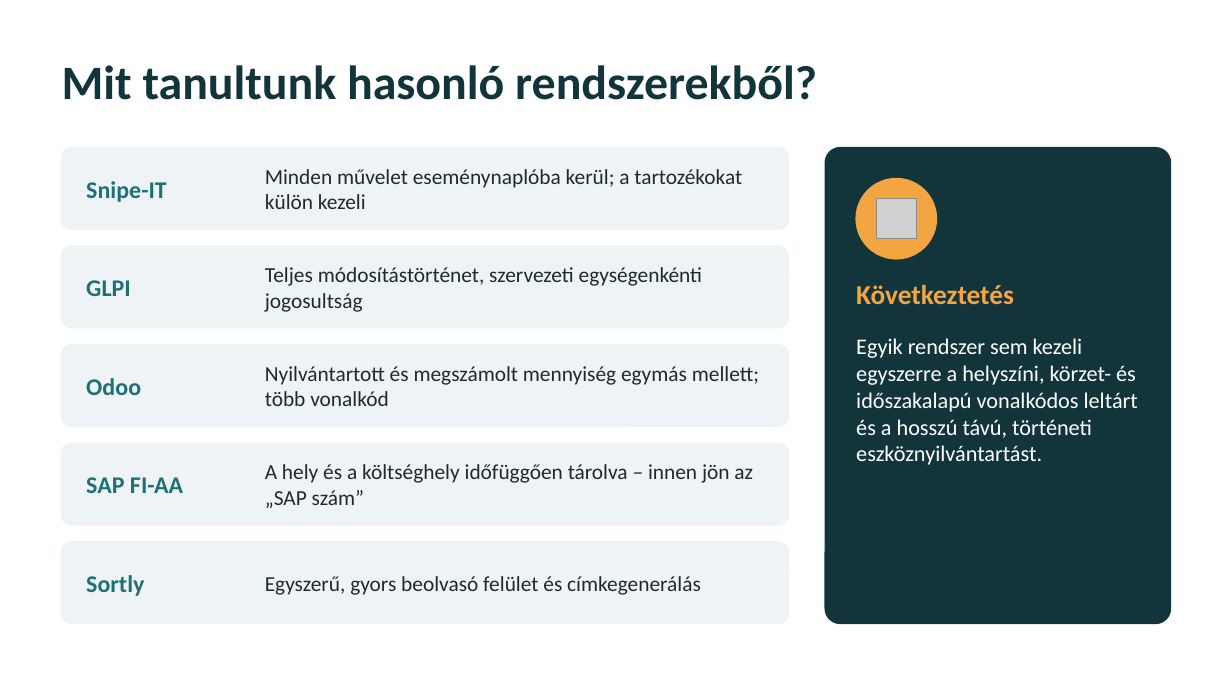
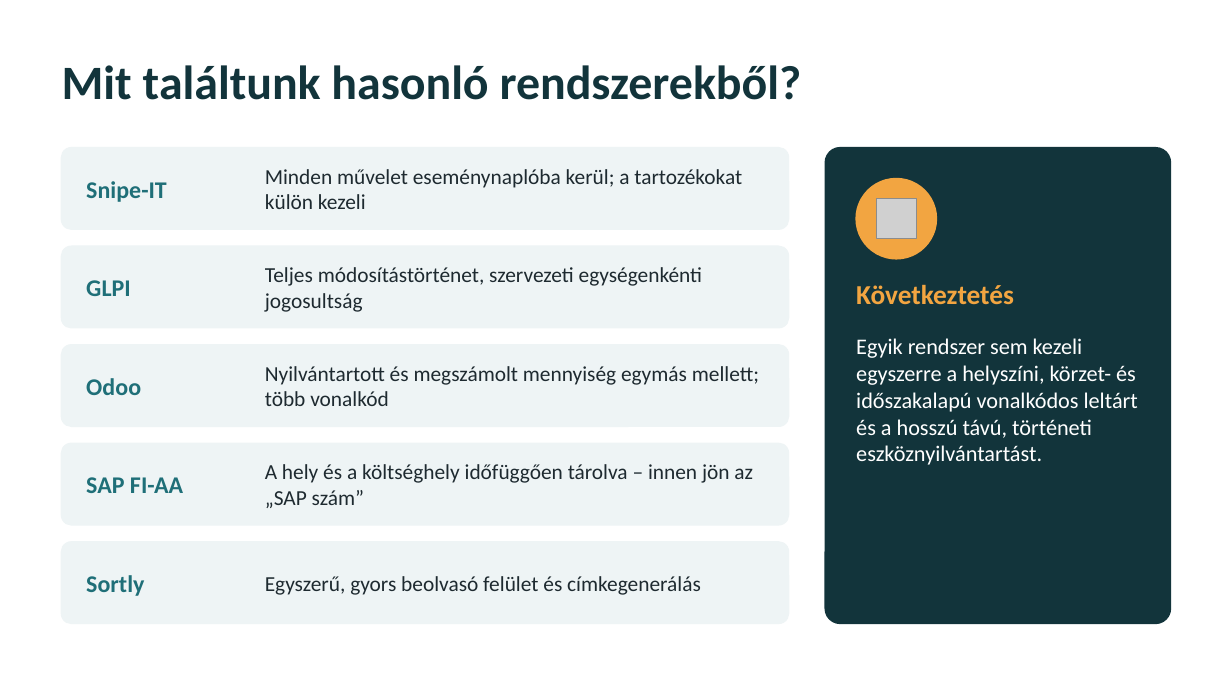
Before and after one commit to Horvathmate7514/projektlabor, a slide deck: slide 3 of 02_alkalom/Prezentacio/2_alkalom_prezentacio.pptx. Drawn at 1232x693 pixels with LibreOffice and Linux fonts; fonts in the diff are those of the drawing; grey boxes stand for pictures. Boxes give left, top, right and bottom in pixels: in the first picture for what was removed or moved away, otherwise in the second. Text is boxed around its words. In the diff, an @@ line names an element or a change of style, - is before the commit and + after.

```diff
--- a/02_alkalom/Prezentacio/2_alkalom_prezentacio.pptx
+++ b/02_alkalom/Prezentacio/2_alkalom_prezentacio.pptx
@@ text at (62, 65, 802, 100): text changed @@
-Mit tanultunk hasonló rendszerekből?
+Mit találtunk hasonló rendszerekből?
```
Also in this commit, not shown: 2 other slides changed.
